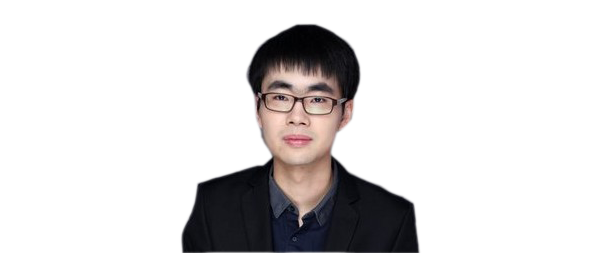
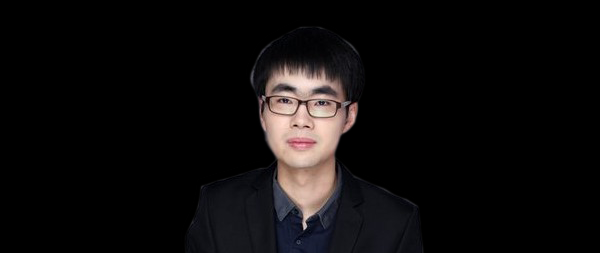
Layers edited between the first and the second 600px x 253px image:
painted on "Layer 0" over [179, 19, 425, 253]
painted on "Layer 1" over [0, 0, 600, 253]
